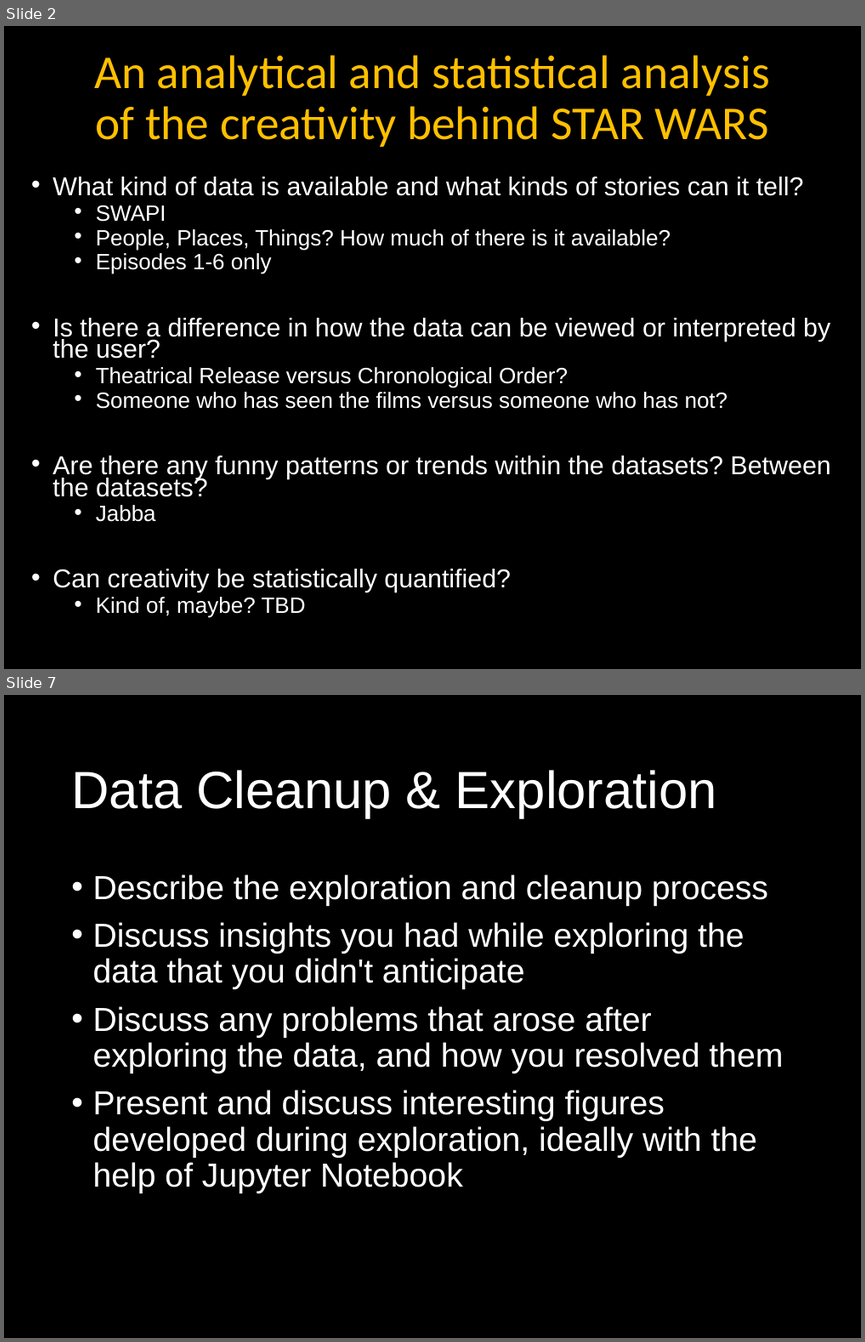
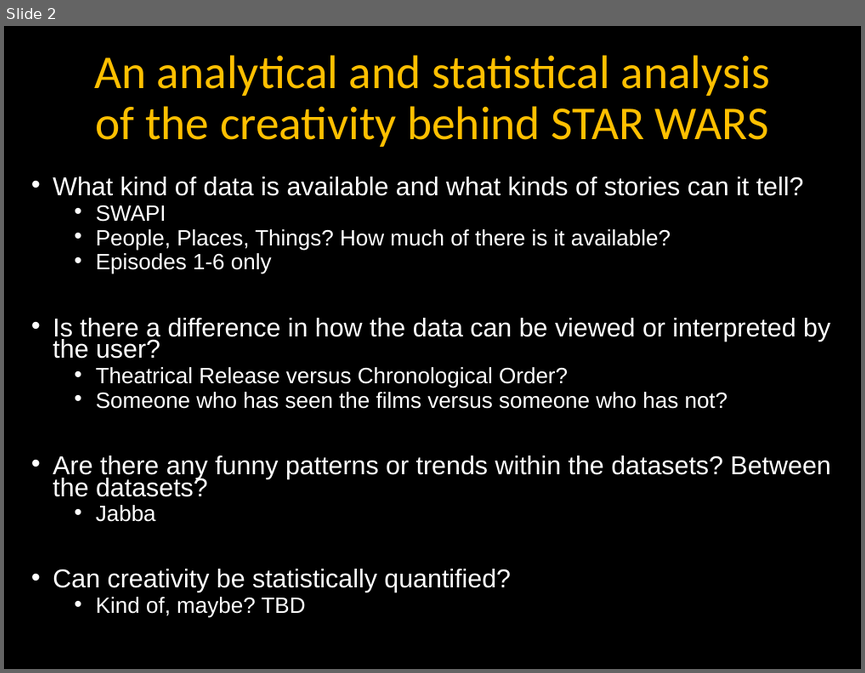
Before and after one commit to rkirsten88/Project1_RutgersBootCamp, a slide deck: STAR_WARS/Presentation.pptx. Shown one above the other, each under a label of ours: slides 2 and 7 before the commit, slide 2 after it; the slides between them are not shown. The pictures are 865x1342 and 865x673 pixels, drawn with LibreOffice and Linux fonts; fonts in the diff are those of the drawing; background and template pictures are left out. Boxes give left, top, right and bottom in pixels: in the first picture for what was removed or moved away, otherwise in the second. Text is boxed around its words. In the diff, an @@ line names an element or a change of style, - is before the commit and + after.

Commit message:
updated presentation & figures, fixed formattings

```diff
--- a/STAR_WARS/Presentation.pptx
+++ b/STAR_WARS/Presentation.pptx
@@ slide 7 removed at (4, 695, 861, 1338), background picture (left out) @@
@@ title removed at (71, 770, 717, 818) @@
-Data Cleanup & Exploration
@@ text removed at (93, 874, 783, 1193) @@
-• Describe the exploration and cleanup process
-• Discuss insights you had while exploring the data that you didn't anticipate
-• Discuss any problems that arose after exploring the data, and how you resolved them
-• Present and discuss interesting figures developed during exploration, ideally with the help of Jupyter Notebook
```
Also in this commit, not shown: 4 slides changed, 5 slides added, 6 other slides removed, 6 other files.
